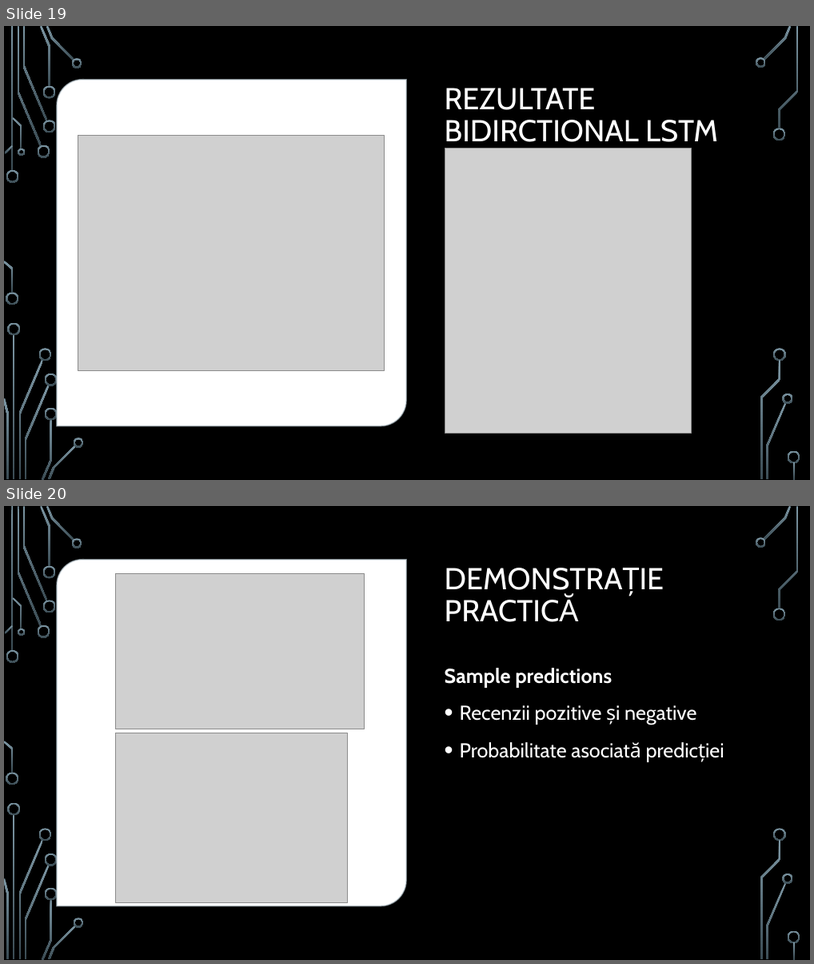
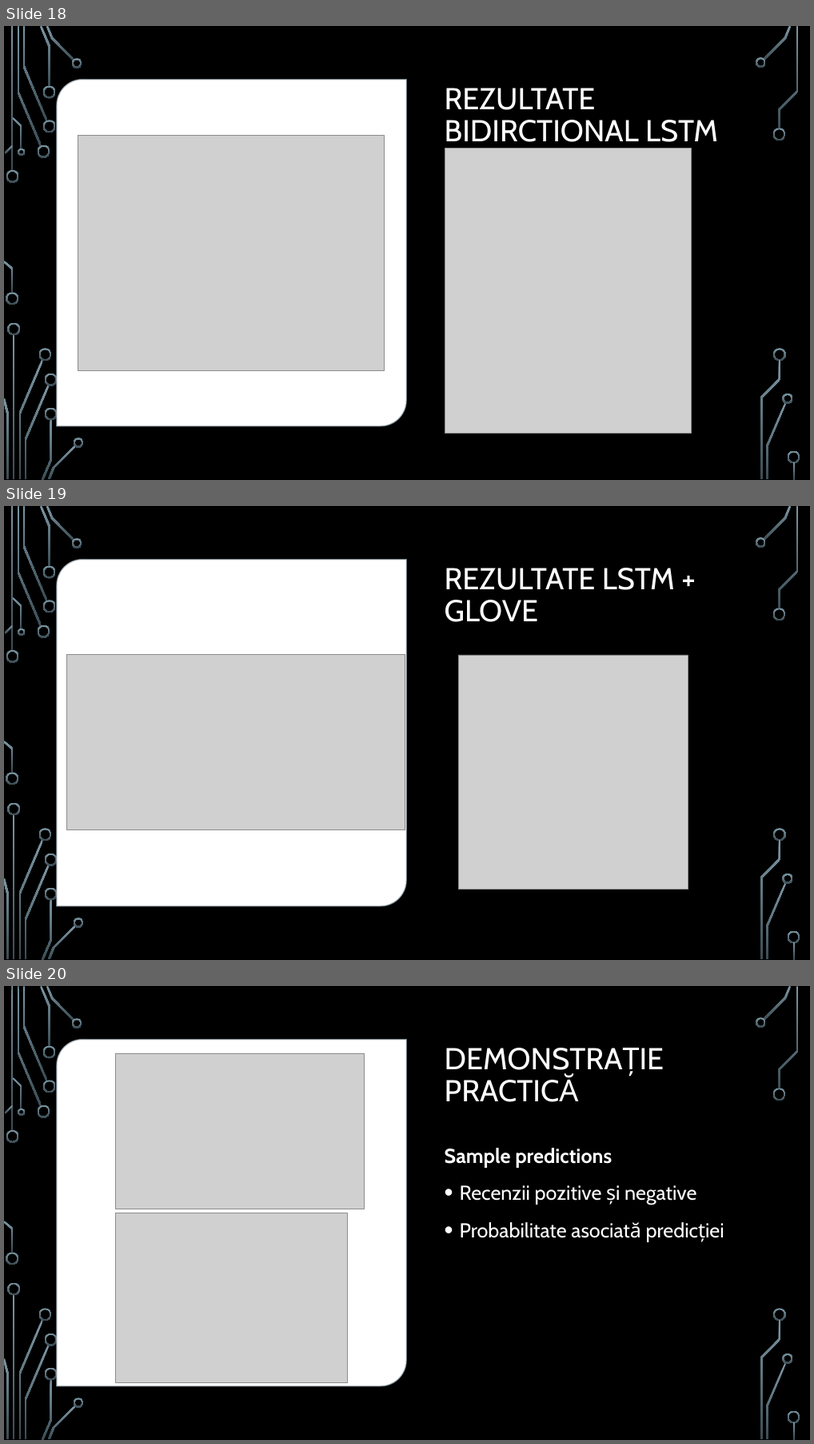
Before and after one commit to janina280/Sentiment-Analysis-of-Movie-Reviews, a slide deck: Sentiment Analysis of Movie Reviews.pptx. Shown one above the other, each under a label of ours: slides 19 and 20 before the commit, slides 18, 19 and 20 after it. The pictures are 814x964 and 814x1444 pixels, drawn with LibreOffice and Linux fonts; fonts in the diff are those of the drawing; grey boxes stand for pictures; background and template pictures are left out. Boxes give left, top, right and bottom in pixels: in the first picture for what was removed or moved away, otherwise in the second. Text is boxed around its words. In the diff, an @@ line names an element or a change of style, - is before the commit and + after.

```diff
--- a/Sentiment Analysis of Movie Reviews.pptx
+++ b/Sentiment Analysis of Movie Reviews.pptx
@@ slide 19 added at [4,506,810,960], background picture (left out); not listed: 36 template elements that a slide beside it also shows @@
@@ round diag rect added at [57,560,406,905], fill #FFFFFF, outline #B0C0C8 1.5 pt @@
@@ title added at [445,568,675,622], 36 pt, text #FFFFFF @@
+REZULTATE LSTM + GLOVE
@@ picture added at [67,654,405,830] @@
@@ picture added at [459,655,688,889] @@
@@ group added at [4,506,801,960]: 33 freeform shapes, 3 rectangles @@
@@ what was slide 19 is now slide 18 @@
```
Also in this commit, not shown: 6 slides changed, 1 other slide added, 2 slides removed, 1 other file.
